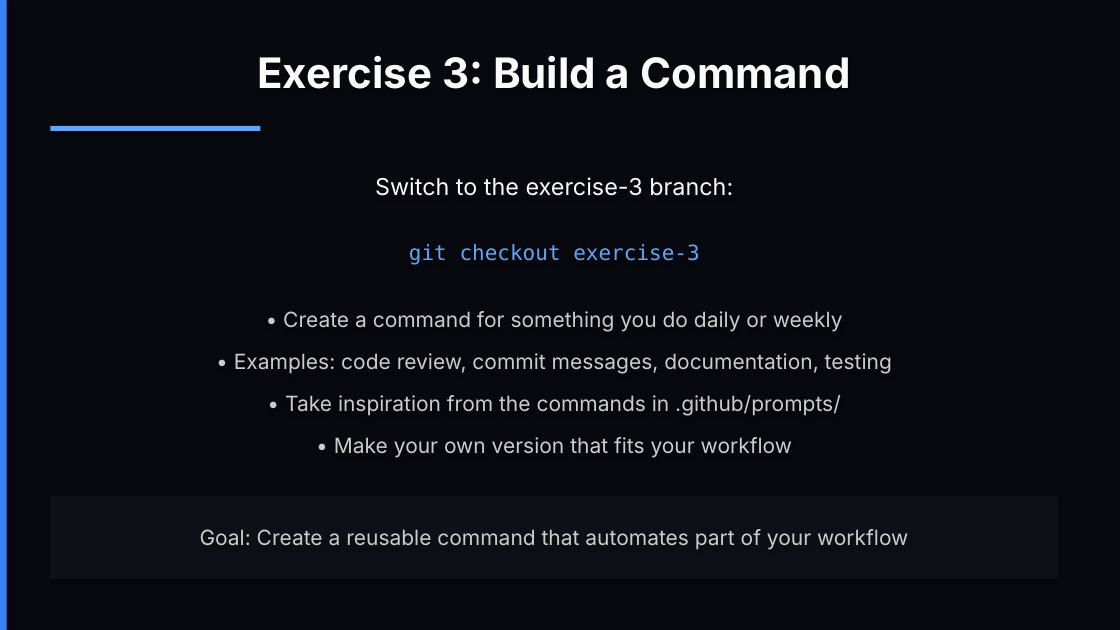
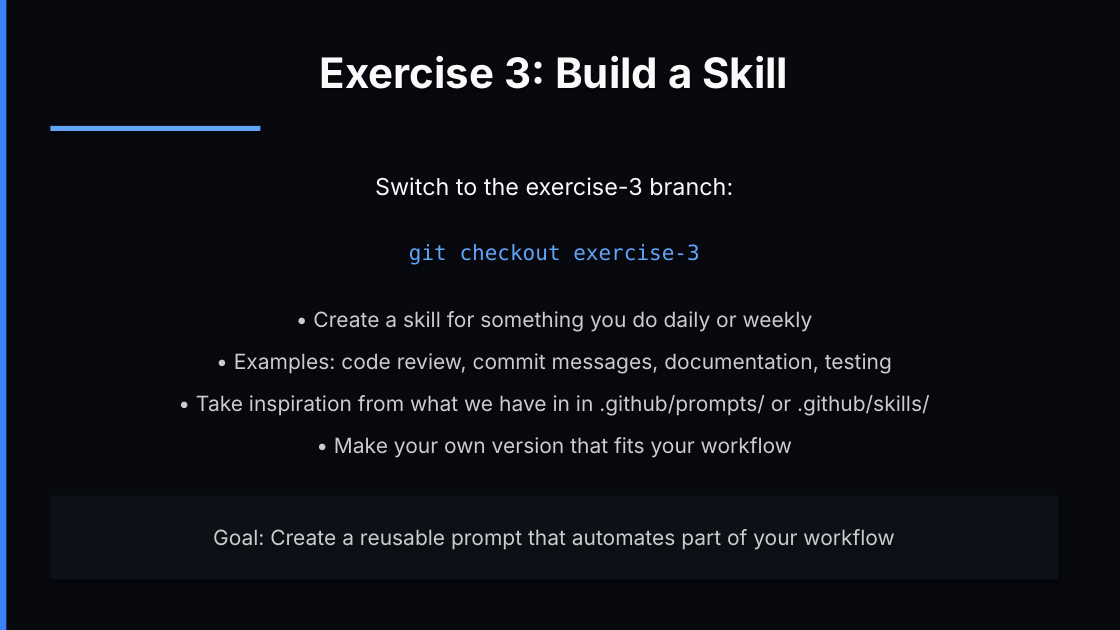
Before and after one commit to dynamous-business/cisco-workshop-resources, a slide deck: slide 33 of cisco-workshop-slides.pptx. Drawn at 1120x630 pixels with LibreOffice and Linux fonts; fonts in the diff are those of the drawing. Boxes give left, top, right and bottom in pixels: in the first picture for what was removed or moved away, otherwise in the second. Text is boxed around its words. In the diff, an @@ line names an element or a change of style, - is before the commit and + after.

Commit message:
Updated commands, README, and slides

```diff
--- a/cisco-workshop-slides.pptx
+++ b/cisco-workshop-slides.pptx
@@ text at [320,55,788,89]: text changed @@
-Exercise 3: Build a Command
+Exercise 3: Build a Skill
@@ text at [313,311,813,332]: text changed @@
-• Create a command for something you do daily or weekly
+• Create a skill for something you do daily or weekly
@@ text at [196,395,930,416]: text changed @@
-• Take inspiration from the commands in .github/prompts/
+• Take inspiration from what we have in in .github/prompts/ or .github/skills/
@@ text at [213,529,894,550]: text changed @@
-Goal: Create a reusable command that automates part of your workflow
+Goal: Create a reusable prompt that automates part of your workflow
```
Also in this commit, not shown: 7 other slides changed, 9 other files.
